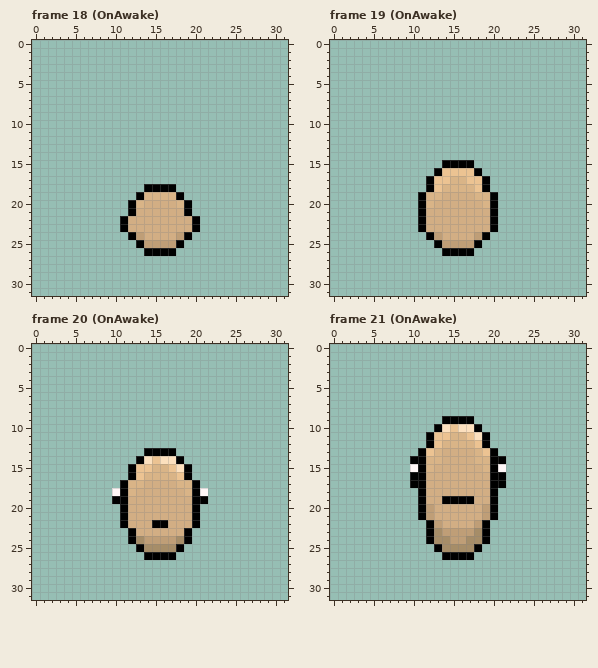
One commit to this pixel-art file: ExternalFiles/AsepriteFiles/worm.aseprite. The first picture shows the starting point.
32x32 pixels, 26 frames. Colours within 5 levels of each other are drawn and written as one. Shown: frame 18 (OnAwake), frame 19 (OnAwake), frame 20 (OnAwake), frame 21 (OnAwake). The commit also changed other frames, which this record leaves out.
New version:
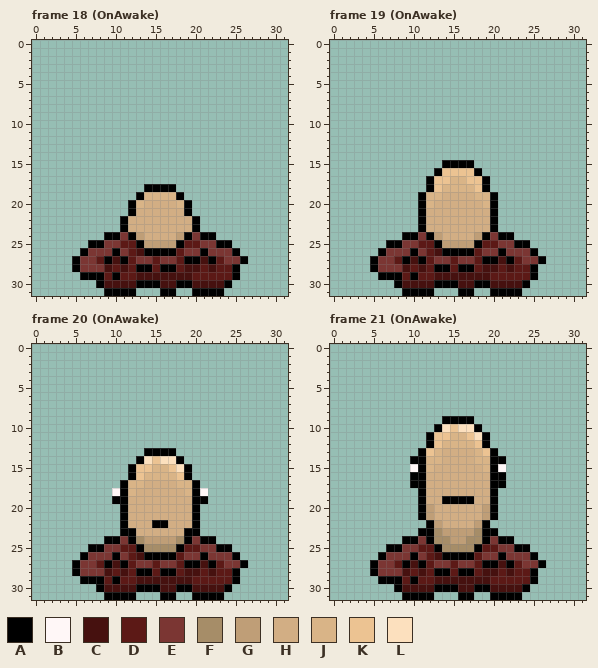
Palette (. is transparent): A #000000  B #fff7f7  C #46110f  D #5c1916  E #7b3633  F #a68d68  G #bf9e77  H #d2ae84  J #d9b487  K #ecc392  L #fce0be
The exact change:
Frame 18 (OnAwake), layer "soil":
The author put colour A in row 24 at x 9 to 10 and 21 to 22; in row 25 at x 7 to 8 and 23 to 24; in row 26 at x 6, 10, 21 and 25; in row 27 at x 5, 9, 11, 19 to 20, 22 and 26; in row 28 at x 5, 13 to 14, 16 to 17 and 25; in row 29 at x 6 to 8, 10 and 25.
The author put colour A in row 30 at x 8, 13 to 15, 18 to 19 and 24; in row 31 at x 9 to 12, 16 to 17 and 20 to 23.
The author put colour C in row 26 at x 13; in row 27 at x 10 and 21; in row 28 at x 9, 11, 19 to 20 and 22; in row 29 at x 13 to 19; in row 30 at x 9 to 12, 16 to 17 and 20 to 23.
The author put colour D in row 25 at x 11 to 12 and 19 to 20; in row 26 at x 12 and 18; in row 27 at x 8, 12, 15, 18 and 23; in row 28 at x 10, 12, 15, 18, 21 and 23 to 24; in row 29 at x 9, 11 to 12 and 20 to 24.
The author put colour E in row 24 at x 11 and 20; in row 25 at x 9 to 10 and 21 to 22; in row 26 at x 7 to 9, 11, 19 to 20 and 22 to 24; in row 27 at x 6 to 7, 13 to 14, 16 to 17 and 24 to 25; in row 28 at x 6 to 8.
Frame 19 (OnAwake), layer "soil": the same change as frame 18 (OnAwake)
Frame 20 (OnAwake), layer "soil":
The author put colour A in row 23 at x 11 and 20; in row 24 at x 9 to 10 and 21 to 22; in row 25 at x 7 to 8 and 23 to 24; in row 26 at x 6, 10, 21 and 25; in row 27 at x 5, 9, 11, 19 to 20, 22 and 26; in row 28 at x 5, 13 to 14, 16 to 17 and 25.
The author put colour A in row 29 at x 6 to 8, 10 and 25; in row 30 at x 8, 13 to 15, 18 to 19 and 24; in row 31 at x 9 to 12, 16 to 17 and 20 to 23.
The author put colour C in row 26 at x 13; in row 27 at x 10 and 21; in row 28 at x 9, 11, 19 to 20 and 22; in row 29 at x 13 to 19; in row 30 at x 9 to 12, 16 to 17 and 20 to 23.
The author put colour D in row 25 at x 11 to 12 and 19 to 20; in row 26 at x 12 and 18; in row 27 at x 8, 12, 15, 18 and 23; in row 28 at x 10, 12, 15, 18, 21 and 23 to 24; in row 29 at x 9, 11 to 12 and 20 to 24.
The author put colour E in row 24 at x 11 and 20; in row 25 at x 9 to 10 and 21 to 22; in row 26 at x 7 to 9, 11, 19 to 20 and 22 to 24; in row 27 at x 6 to 7, 13 to 14, 16 to 17 and 24 to 25; in row 28 at x 6 to 8.
Frame 21 (OnAwake), layer "soil": the same change as frame 20 (OnAwake)
Where, in picture pixels (left, top, right, bottom), the same in both pictures:
added: (72, 232, 248, 296)
added: (370, 232, 546, 296)
added: (72, 528, 248, 600)
added: (370, 528, 546, 600)
